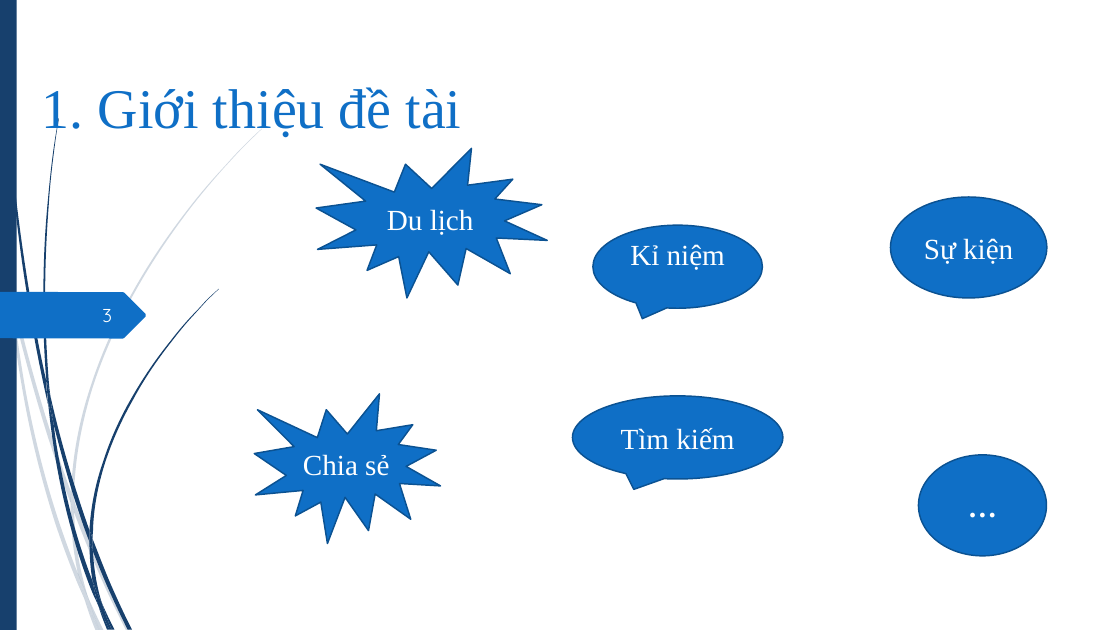
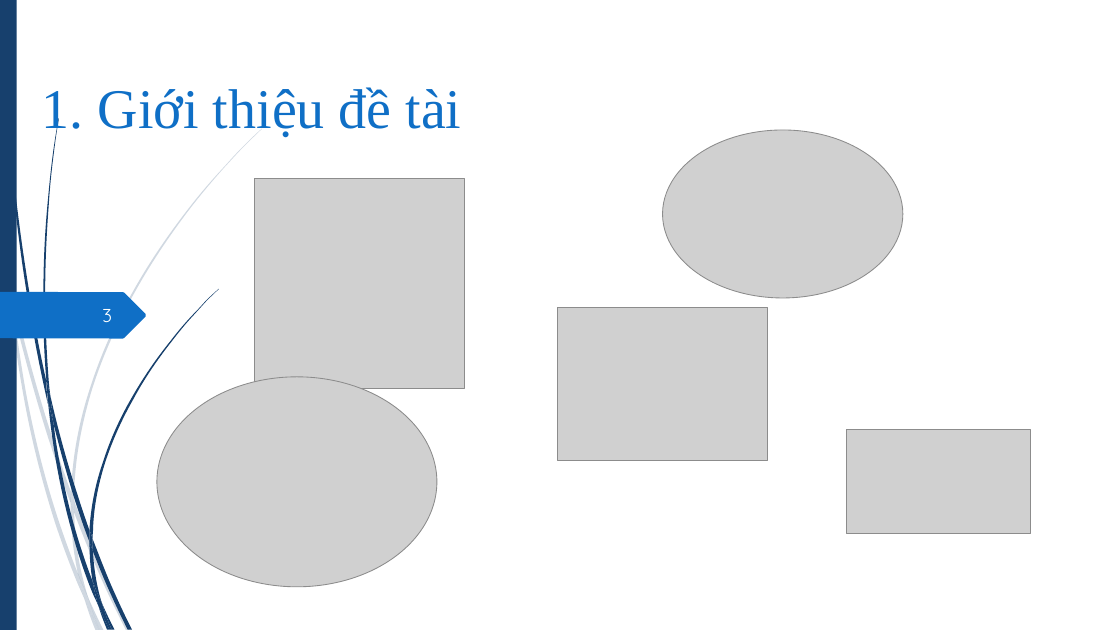
Before and after one commit to hvngoc/Presentation, a slide deck: slide 3 of slide 2.pptx. Drawn at 1120x630 pixels with LibreOffice and Linux fonts; fonts in the diff are those of the drawing; grey boxes stand for pictures. Boxes give left, top, right and bottom in pixels: in the first picture for what was removed or moved away, otherwise in the second. Text is boxed around its words. In the diff, an @@ line names an element or a change of style, - is before the commit and + after.

```diff
--- a/slide 2.pptx
+++ b/slide 2.pptx
@@ irregular seal removed at (316,149,547,298) @@
-Du lịch
@@ picture added at (663,130,903,298) @@
@@ picture added at (255,179,465,389) @@
@@ ellipse removed at (891,197,1047,298) @@
-Sự kiện
@@ speech bubble removed at (593,225,763,308) @@
-Kỉ niệm
@@ picture added at (558,308,768,460) @@
@@ picture added at (157,377,437,587) @@
@@ irregular seal removed at (255,394,441,544) @@
-Chia sẻ
@@ speech bubble removed at (573,396,784,479) @@
-Tìm kiếm
@@ picture added at (847,430,1031,534) @@
@@ ellipse removed at (918,455,1046,556) @@
-…
```
Also in this commit, not shown: 4 other slides changed, 7 slides added.
